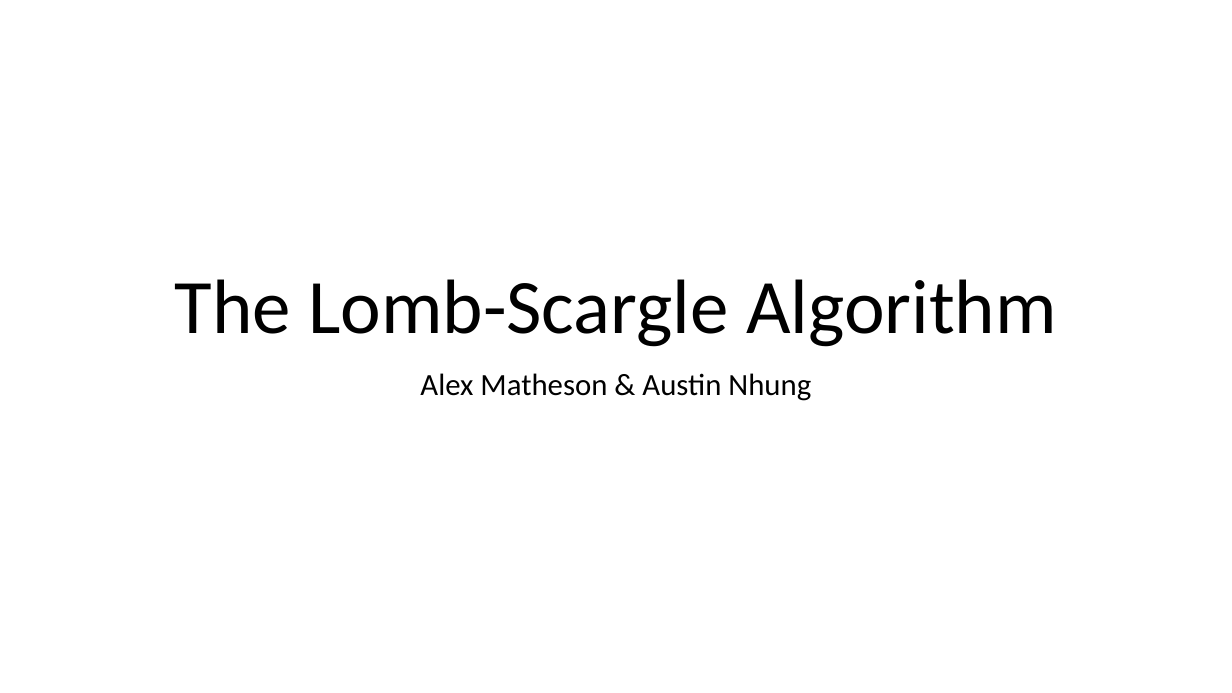
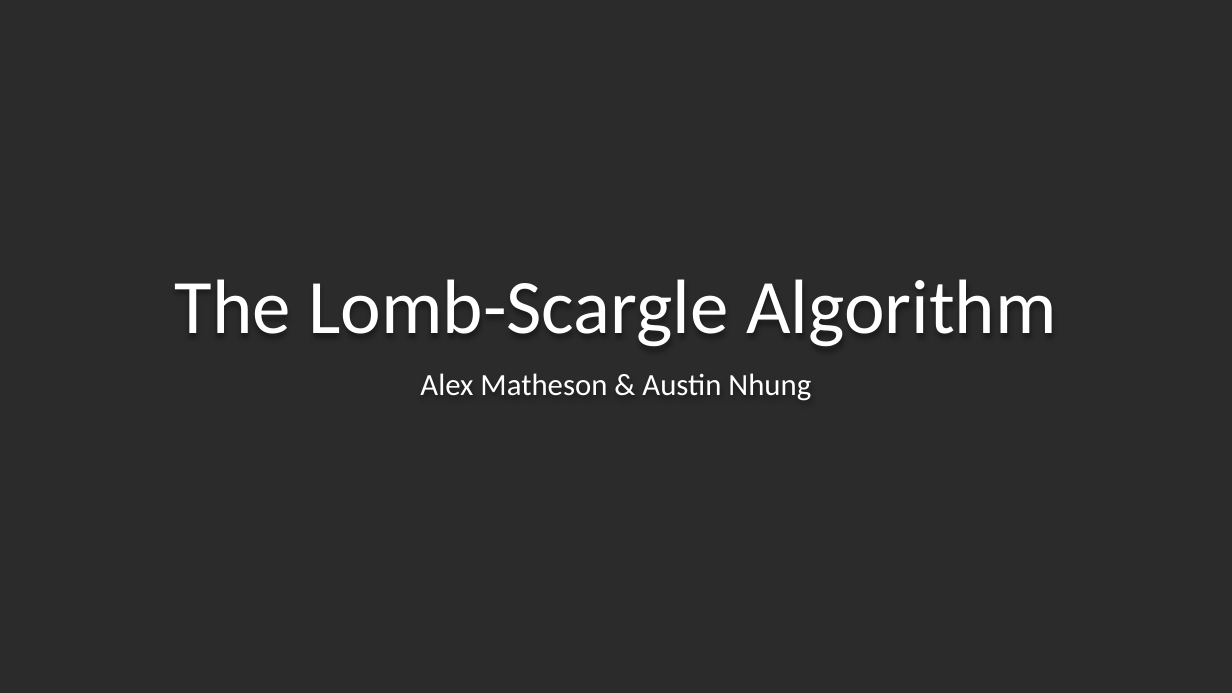
Before and after one commit to Tsintsuntsini/PHYS_581, a slide deck: slide 1 of Presentation2/The Lomb-Scargle Algorithm-v2.pptx. Drawn at 1232x693 pixels with LibreOffice and Linux fonts; fonts in the diff are those of the drawing; background and template pictures are left out; a plain dark background stands for a picture behind light text. Boxes give left, top, right and bottom in pixels: in the first picture for what was removed or moved away, otherwise in the second. Text is boxed around its words. In the diff, an @@ line names an element or a change of style, - is before the commit and + after.

Commit message:
background

```diff
--- a/Presentation2/The Lomb-Scargle Algorithm-v2.pptx
+++ b/Presentation2/The Lomb-Scargle Algorithm-v2.pptx
@@ background #FFFFFF to picture (left out) @@
@@ title "The Lomb-Scargle Algorithm" at (x1=175, y1=279, x2=1057, y2=346): text colour #000000 to #FFFFFF @@
@@ subtitle "Alex Matheson & Austin Nhung" at (x1=420, y1=373, x2=811, y2=401): text colour #000000 to #FFFFFF @@
```
Also in this commit, not shown: 3 other slides changed, 3 slides added, 1 slide removed.
